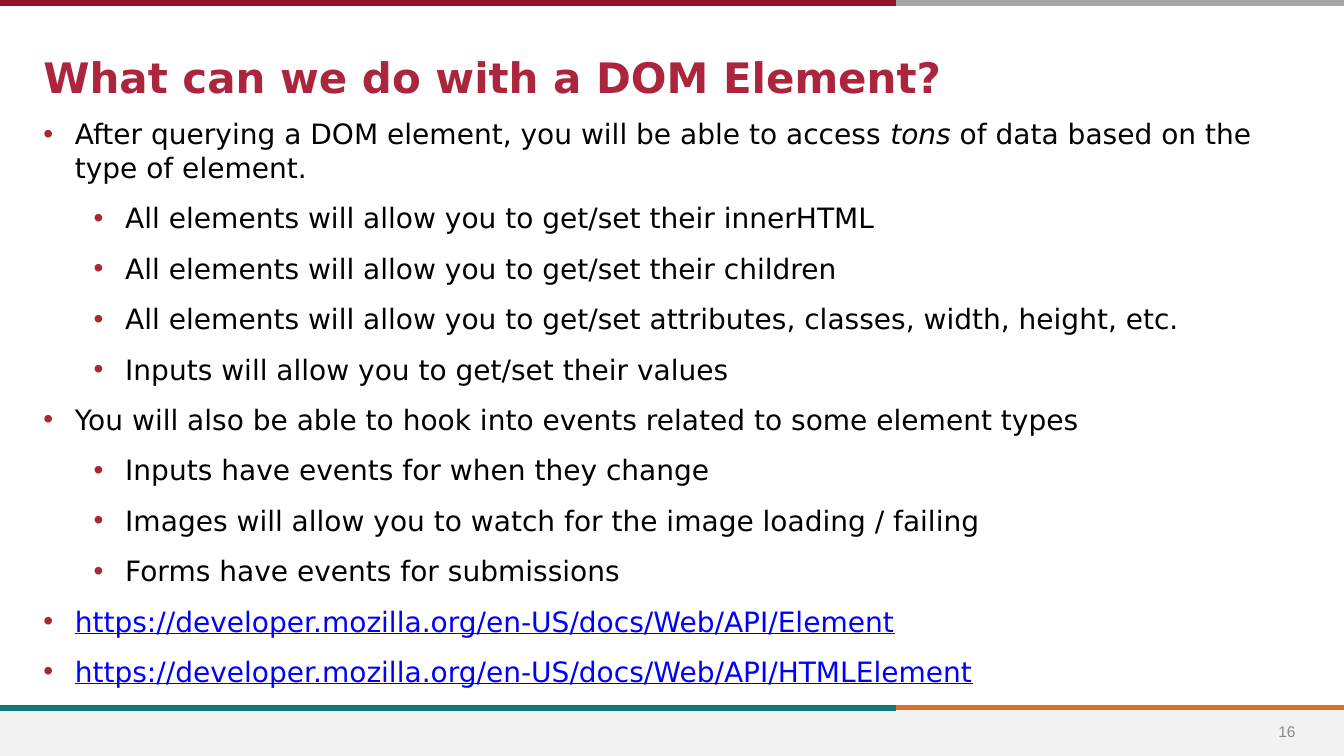
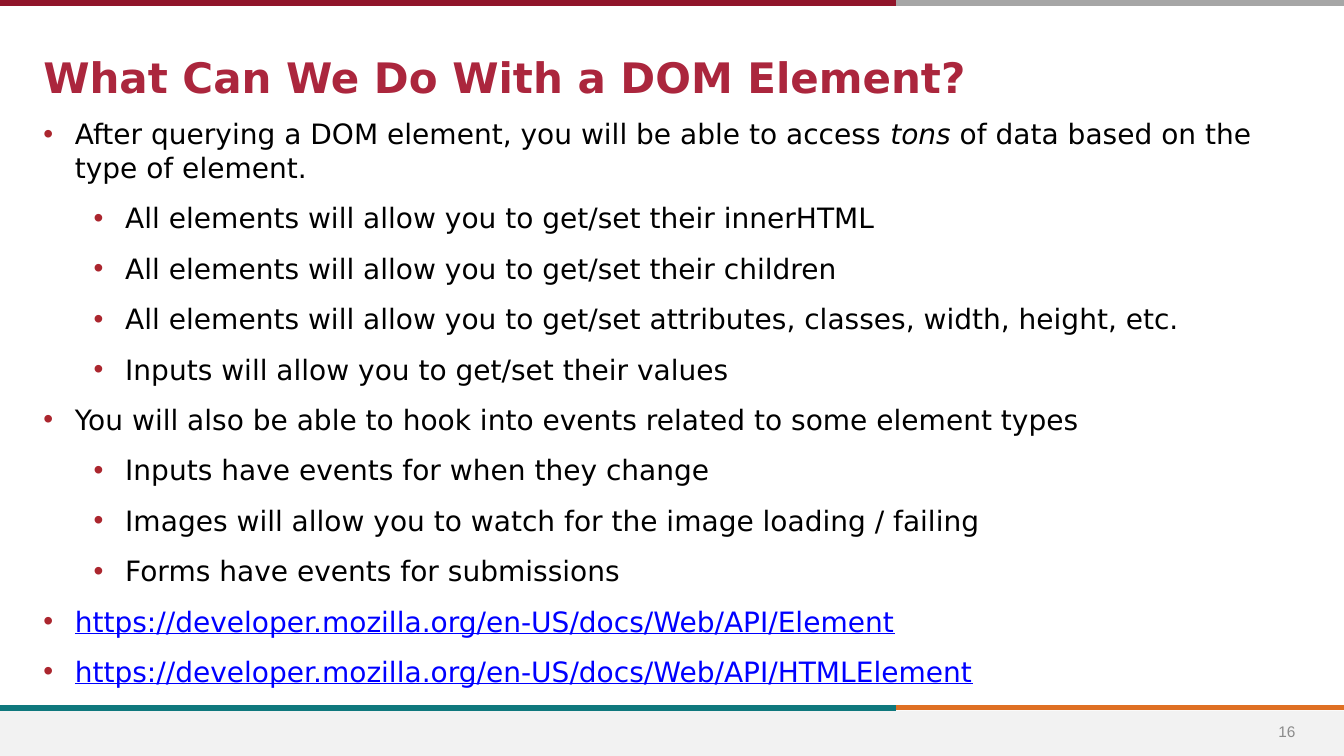
Before and after one commit to stevens-cs546-cs554/CS-546, a slide deck: slide 16 of lecture_09/Frontend JavaScript and Client-Side Form Validation.pptx. Drawn at 1344x756 pixels with LibreOffice and Linux fonts; fonts in the diff are those of the drawing; background and template pictures are left out. Boxes give left, top, right and bottom in pixels: in the first picture for what was removed or moved away, otherwise in the second. Text is boxed around its words. In the diff, an @@ line names an element or a change of style, - is before the commit and + after.

```diff
--- a/lecture_09/Frontend JavaScript and Client-Side Form Validation.pptx
+++ b/lecture_09/Frontend JavaScript and Client-Side Form Validation.pptx
@@ title at [43, 61, 965, 94]: text changed @@
-What can we do with a DOM Element?
+What Can We Do With a DOM Element?
```
Also in this commit, not shown: 20 other slides changed, 1 slide added, 26 other files.
